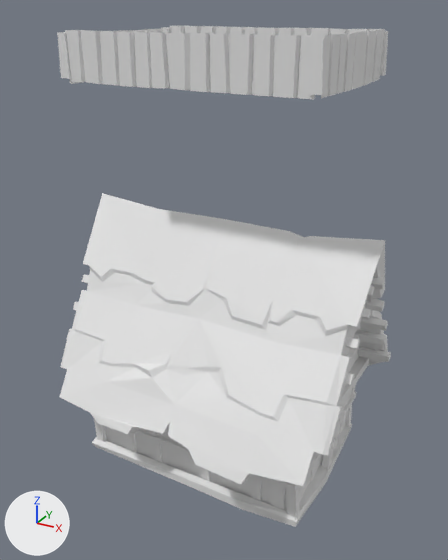
A saved change to the Blender file Assets/Medieval Enviroment/House top 2.blend.
Both versions are drawn from a camera (50 mm lens) standing at (3.96, -7.19, 6.35) and looking at (0.04, -0.06, 2.79). Arrows for +X, +Y and +Z are at lower left; the lights stay in place.
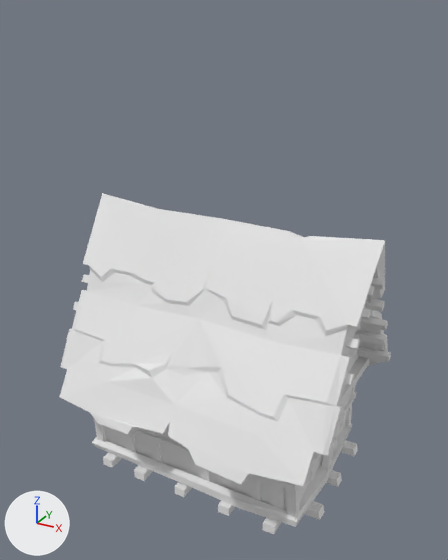
Changed parts and their boxes (x1, y1, x2, y2) in the pictures (448 x 560 px):
'Cube', reshaped: before (59, 193, 391, 527); after (59, 193, 391, 534)
'Cube.001', deleted: before (57, 25, 388, 99)
part 1 of me_cube_001, rebuilt (not visible before): after (103, 452, 122, 468)
part 2 of me_cube_001, rebuilt (not visible before): after (326, 470, 342, 487)
part 3 of me_cube_001, rebuilt (not visible before): after (134, 465, 153, 481)
part 4 of me_cube_001, rebuilt (not visible before): after (175, 482, 192, 497)
part 5 of me_cube_001, rebuilt (not visible before): after (305, 501, 324, 520)
part 6 of me_cube_001, rebuilt (not visible before): after (340, 440, 358, 456)
part 7 of me_cube_001, rebuilt (not visible before): after (262, 517, 281, 534)
part 8 of me_cube_001, rebuilt (not visible before): after (218, 501, 235, 516)

What changed in the scene script:
```text
Change me_cube_001:
    used by ob_cube; location = (0.0, 0.0, 0.0); scale = (1.0, 1.0, 1.0)
    remove me_cube_001.from_pydata(...)  # 932 vertices, 633 faces; spans x -2.2..2.23, y -1.73..1.74, z -0.21..3.74
    add me_cube_001.from_pydata(...)  # 916 vertices, 633 faces; spans x -2.2..2.23, y -1.73..1.74, z -0.18..3.74
    me_cube_001 part 1: the loose piece of 10 vertices spanning x -1.42..-1.24, y -1.09..1.21, z -0.21..-0.02 is rebuilt with 8 vertices and now spans x -1.42..-1.25, y -1.32..1.34, z -0.18..-0.02
    me_cube_001 part 2: the loose piece of 10 vertices spanning x -1.7..1.75, y -0.07..0.1, z -0.21..-0.02 is rebuilt with 8 vertices and now spans x -1.88..1.96, y -0.07..0.1, z -0.16..-0.02
    me_cube_001 part 3: the loose piece of 10 vertices spanning x -0.84..-0.64, y -1.09..1.2, z -0.21..-0.02 is rebuilt with 8 vertices and now spans x -0.84..-0.64, y -1.32..1.33, z -0.18..-0.02
    me_cube_001 part 4: the loose piece of 10 vertices spanning x -0.1..0.07, y -1.09..1.2, z -0.21..-0.02 is rebuilt with 8 vertices and now spans x -0.1..0.07, y -1.31..1.33, z -0.18..-0.02
    me_cube_001 part 5: the loose piece of 10 vertices spanning x -1.7..1.75, y -0.81..-0.64, z -0.21..-0.02 is rebuilt with 8 vertices and now spans x -1.88..1.96, y -0.81..-0.64, z -0.16..-0.02
    me_cube_001 part 6: the loose piece of 10 vertices spanning x -1.7..1.75, y 0.7..0.87, z -0.21..-0.02 is rebuilt with 8 vertices and now spans x -1.88..1.96, y 0.7..0.87, z -0.16..-0.02
    me_cube_001 part 7: the loose piece of 10 vertices spanning x 1.33..1.5, y -1.1..1.21, z -0.21..-0.02 is rebuilt with 8 vertices and now spans x 1.33..1.5, y -1.32..1.34, z -0.18..-0.02
    me_cube_001 part 8: the loose piece of 10 vertices spanning x 0.63..0.81, y -1.1..1.2, z -0.21..-0.02 is rebuilt with 8 vertices and now spans x 0.63..0.81, y -1.32..1.33, z -0.18..-0.02
Remove ob_cube_001:
    ob_cube_001 = bpy.data.objects.new('Cube.001', me_cube_003)
    ob_cube_001.location = (0.0, 0.0, 5.48)
    ob_cube_001.scale = (1.0, 1.0, 1.0)
    _m = ob_cube_001.modifiers.new('Mirror', 'MIRROR')
    _m.use_axis = (False, True, False)
    _m.use_clip = True
```
